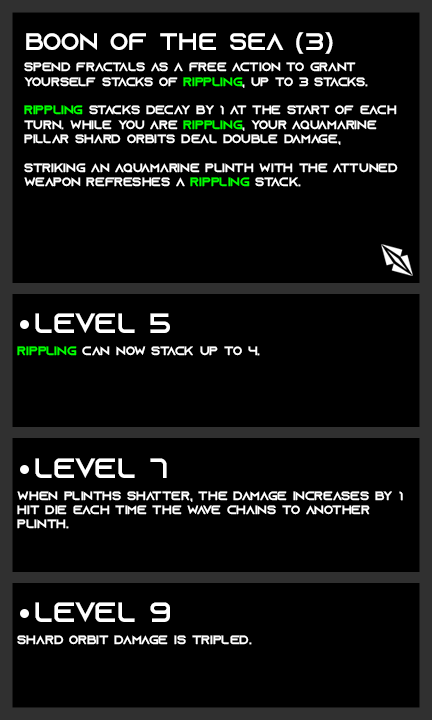
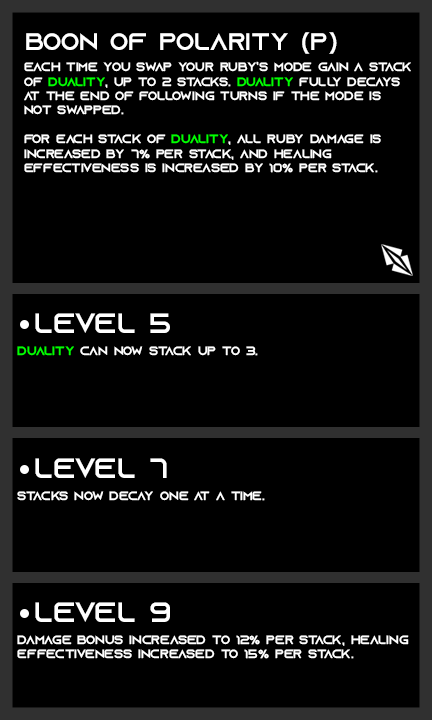
Layers edited between the first and the second 432 × 720 image:
painted on "Name" over [160, 32, 337, 54]
painted on "Description" (2nd of 2, in "Description") over [24, 61, 411, 187]
renamed "rippling can now stack up to 4." to "duality can now stack up to 3.", painted on it over [19, 346, 260, 356]
renamed "when plinths shatter, the damage increases by 1 hit die each t" to "stacks now decay one at a time.", painted on it over [17, 491, 403, 529]
renamed "shard orbit damage is tripled." to "damage bonus increased to 12% per stack, healing effectiveness", painted on it over [17, 635, 409, 659]